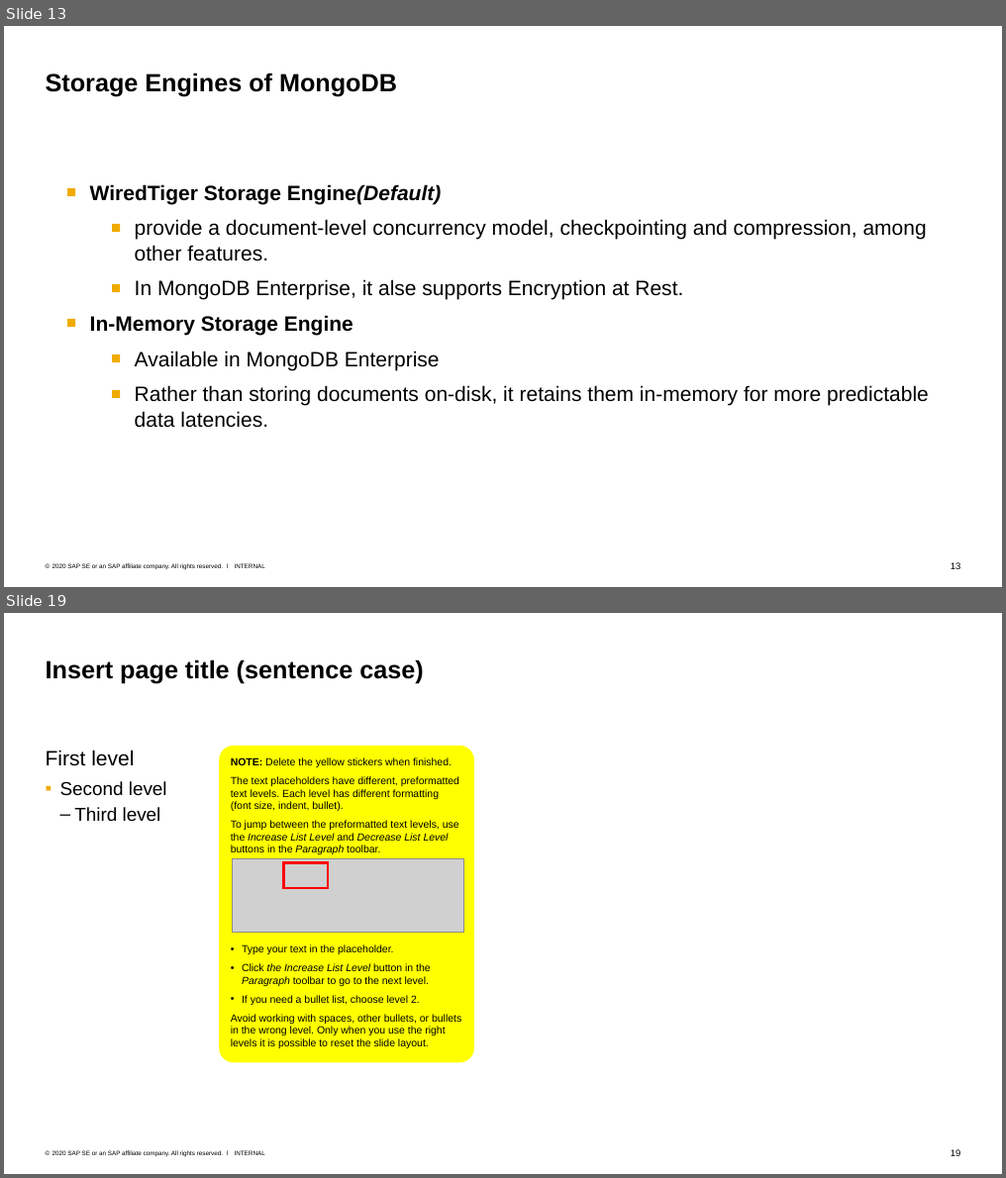
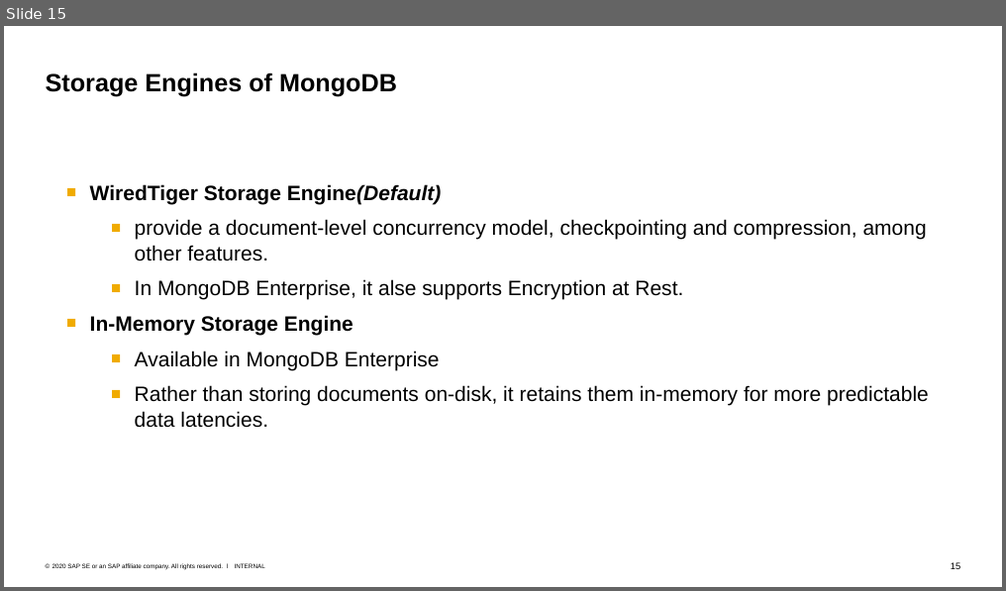
Before and after one commit to Voidkai/Survey_on_NoSQL, a slide deck: NoSQL/The_survey_on_MongoDB.pptx. Shown one above the other, each under a label of ours: slides 13 and 19 before the commit, slide 15 after it; the slides between them are not shown. The pictures are 1006x1178 and 1006x591 pixels, drawn with LibreOffice and Linux fonts; fonts in the diff are those of the drawing; grey boxes stand for pictures. Boxes give left, top, right and bottom in pixels: in the first picture for what was removed or moved away, otherwise in the second. Text is boxed around its words. In the diff, an @@ line names an element or a change of style, - is before the commit and + after.

```diff
--- a/NoSQL/The_survey_on_MongoDB.pptx
+++ b/NoSQL/The_survey_on_MongoDB.pptx
@@ slide 19 removed at [4,613,1002,1174], background #FFFFFF; not listed: 3 template elements that a slide beside it also shows @@
@@ title removed at [46,660,423,684] @@
-Insert page title (sentence case)
@@ text removed at [46,750,167,822] @@
-First level
-  ▪ Second level
-    – Third level
@@ rounded rectangle removed at [219,746,474,1062] @@
-NOTE: Delete the yellow stickers when finished.
-The text placeholders have different, preformatted text levels. Each level has different formatting
-(font size, indent, bullet).
-To jump between the preformatted text levels, use the Increase List Level and Decrease List Level buttons in the Paragraph toolbar.
-• Type your text in the placeholder.
-• Click the Increase List Level button in the Paragraph toolbar to go to the next level.
-• If you need a bullet list, choose level 2.
-Avoid working with spaces, other bullets, or bullets in the wrong level. Only when you use the right levels it is possible to reset the slide layout.
@@ picture removed at [232,859,463,933] @@
@@ rectangle removed at [284,862,328,888] @@
@@ what was slide 13 is now slide 15 @@
```
Also in this commit, not shown: 2 slides changed, 8 slides added, 17 other slides removed.
